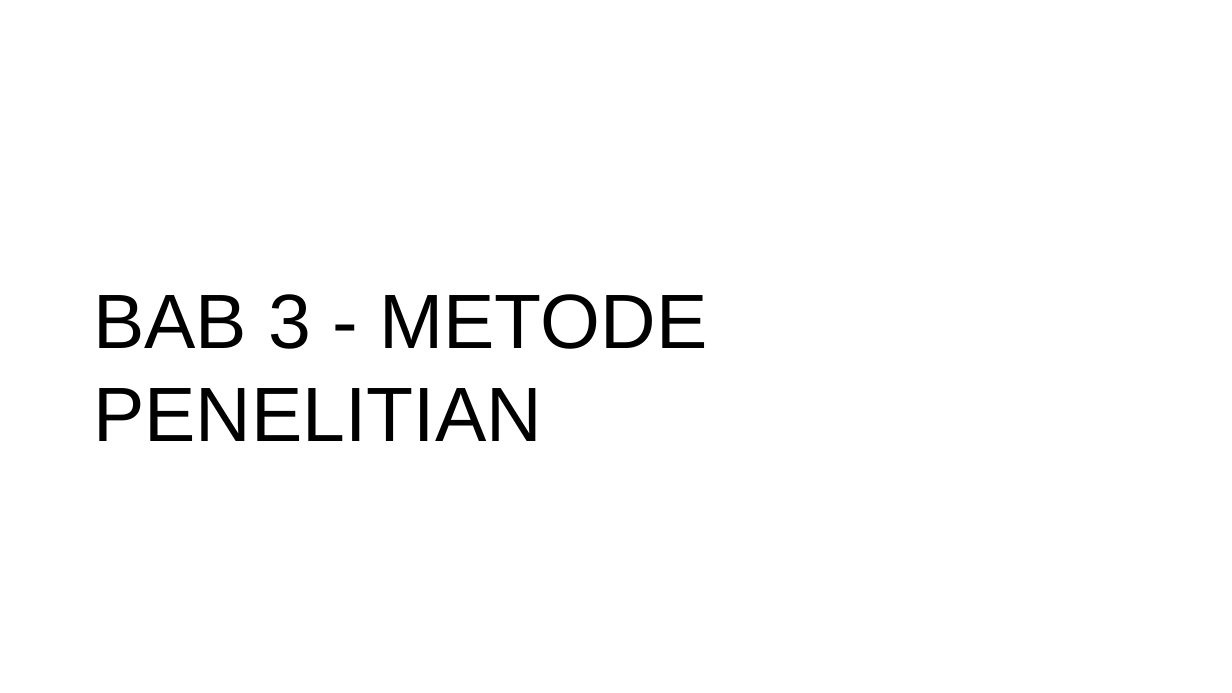
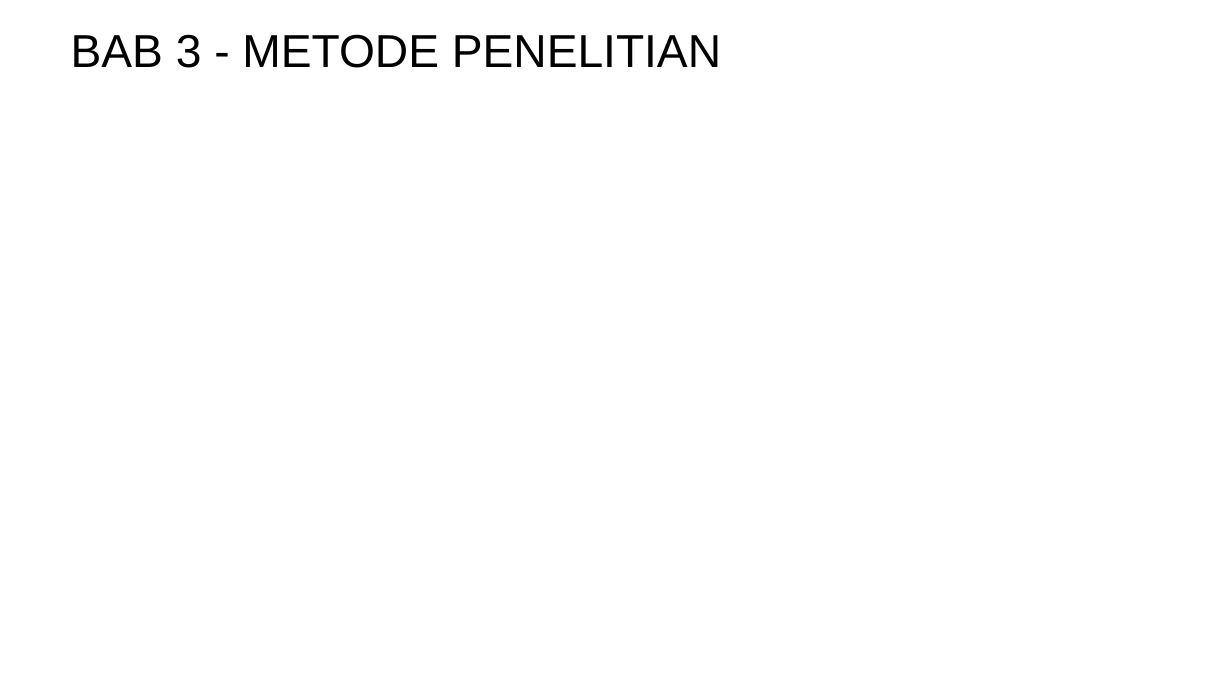
Before and after one commit to mzaini30/skripsi, a slide deck: slide 7 of seminar proposal.pptx. Drawn at 1232x693 pixels with LibreOffice and Linux fonts; fonts in the diff are those of the drawing; background and template pictures are left out. Boxes give left, top, right and bottom in pixels: in the first picture for what was removed or moved away, otherwise in the second. Text is boxed around its words. In the diff, an @@ line names an element or a change of style, - is before the commit and + after.

Commit message:
oke

```diff
--- a/seminar proposal.pptx
+++ b/seminar proposal.pptx
@@ title "BAB 3 - METODE PENELITIAN": place and size @@
-title "BAB 3 - METODE PENELITIAN" at [93, 294, 707, 441]
+title "BAB 3 - METODE PENELITIAN" at [71, 34, 721, 68]
@@ title "BAB 3 - METODE PENELITIAN" at [71, 34, 721, 68]: size 60 to 36 pt; vertical alignment bottom to middle @@
```
